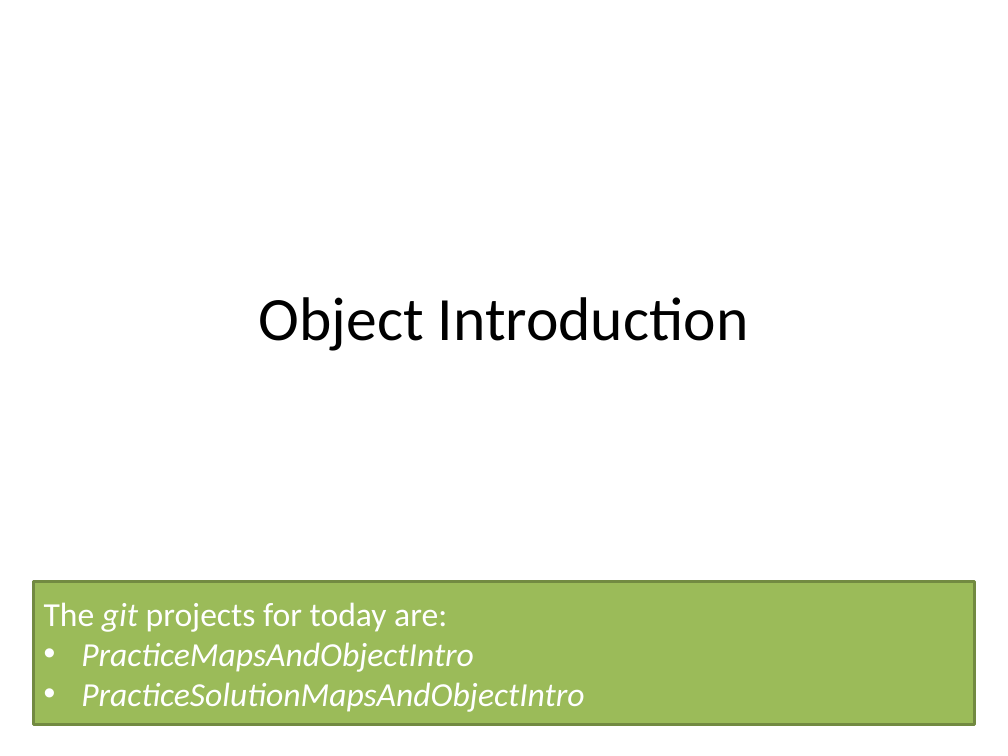
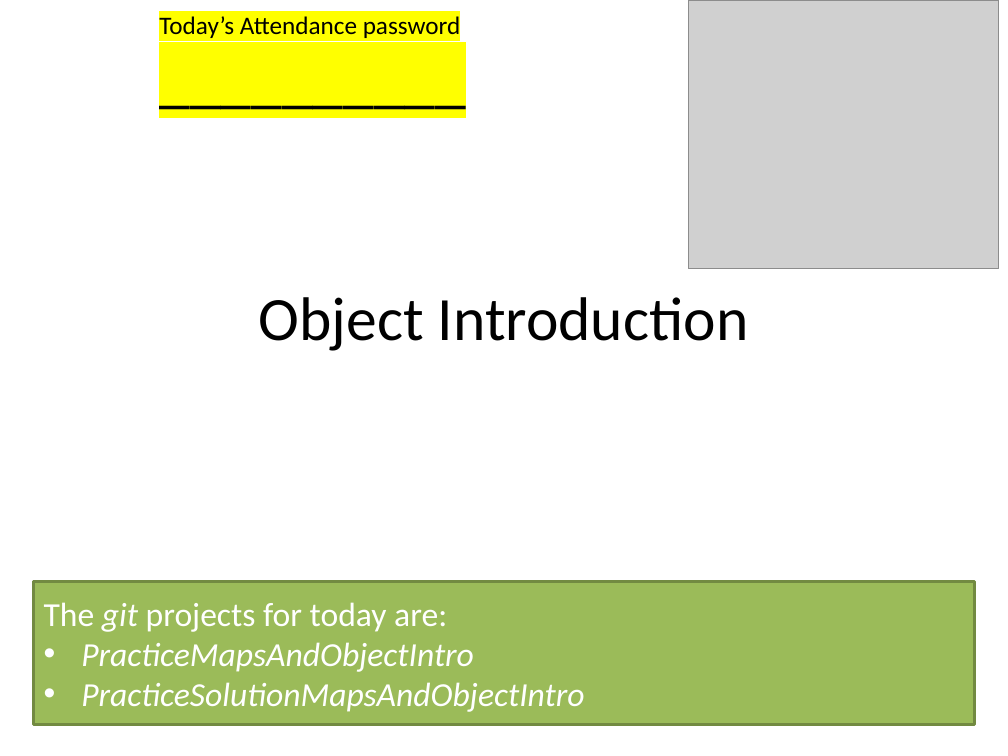
Before and after one commit to RHIT-CSSE/csse220, a slide deck: slide 1 of ClassMaterials/MapsAndObjectIntro/Slides/Part1-ObjectIntro.pptx. Drawn at 1008x756 pixels with LibreOffice and Linux fonts; fonts in the diff are those of the drawing; grey boxes stand for pictures. Boxes give left, top, right and bottom in pixels: in the first picture for what was removed or moved away, otherwise in the second. Text is boxed around its words. In the diff, an @@ line names an element or a change of style, - is before the commit and + after.

```diff
--- a/ClassMaterials/MapsAndObjectIntro/Slides/Part1-ObjectIntro.pptx
+++ b/ClassMaterials/MapsAndObjectIntro/Slides/Part1-ObjectIntro.pptx
@@ text added at (159, 13, 461, 40), 18 pt, text #000000 @@
+Today’s Attendance password
+__________
@@ picture added at (688, 0, 999, 269) @@
```
Also in this commit, not shown: 2 other slides changed, 1 slide added, 5 other files.
